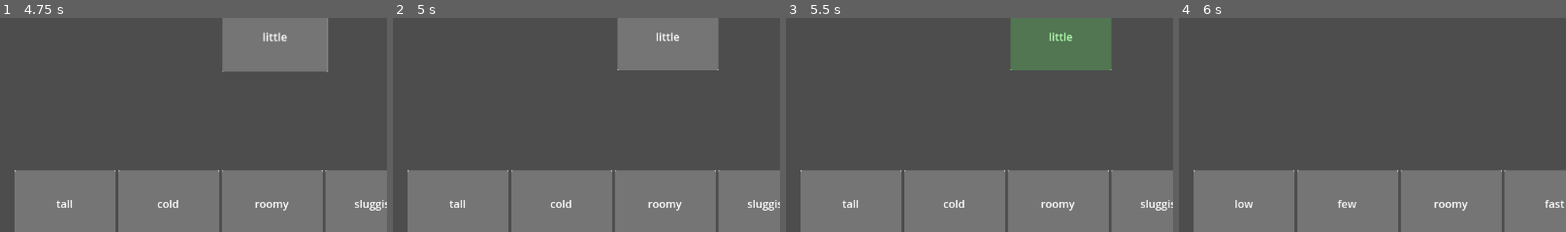
Above: before the commit, frames 1-4 (left to right).
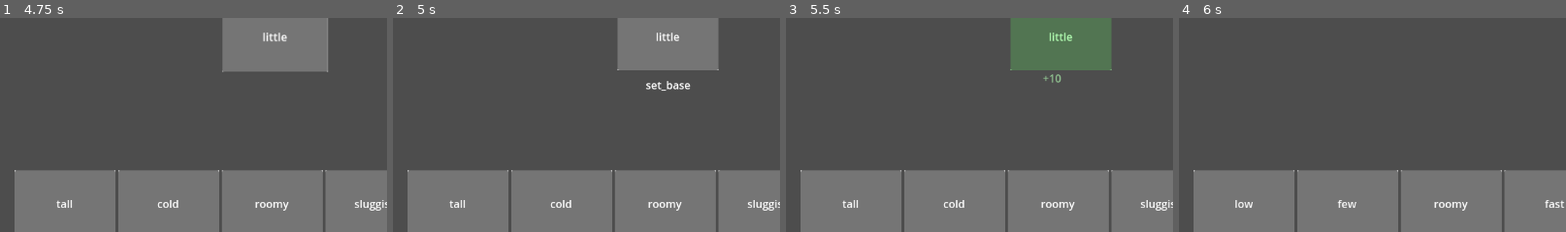
Above: after the commit, the same moments.

Repository: BMinh166/english-game-learning
Game: Godot game, scene res://scenes/Main.tscn
Same seed, same stepped clock (60 frames per second), same inputs: the game is played once before the commit and once after it.
Inputs (mouse positions are % of the whole screen's width and height, from its top left):
- Up to frame 1 (4.75 s): click "Bag" at 0.5 s; click "Bag" at 1.25 s; click "Bag" at 2 s; click "Back" at 2.75 s; tap Enter at 3.5 s; move the mouse to (23, 89) at 3.52 s; click (23, 89) at 3.67 s; click "Play" at 4.25 s
- Up to frame 2 (5 s): no input
- Up to frame 3 (5.5 s): move the mouse to (50, 50) at 5.02 s; click (50, 50) at 5.17 s
- Up to frame 4 (6 s): click "Play" at 5.75 s
The pictures show only the part of the screen within x 14-64%, y 45-95%; the shares and areas given below are measured in that part.

Frame 1 is identical in both runs. In frame 2, 0.2% of the frame differs, in the area x 65-77%, y 29-34%; in frame 3, less than 0.1%; in frame 4, nothing differs.

Commit message:
Add Floating Text

Diff:
--- /dev/null
+++ b/scenes/Card/FloatingText.gd
@@ -0,0 +1,33 @@
+extends Label
+
+func play(content, color := Color.WHITE):
+	self.text = content
+	self.modulate = color
+	print("FT_---- PLAY START ----")
+	print("FT_TEXT:", content)
+
+	await get_tree().process_frame
+	print("FT_SIZE AFTER SET TEXT:", size)
+	print("FT_POS BEFORE CENTER FIX:", position)
+
+	# 👇 CĂN GIỮA TẠI ĐÂY (QUAN TRỌNG)
+	position.x -= size.x / 2
+
+	print("FT_POS AFTER CENTER FIX:", position)
+
+	scale = Vector2(0.8, 0.8)
+
+	var start_y = position.y
+
+	print("FT_FINAL START POS:", position)
+
+	var tween = create_tween()
+
+	tween.tween_property(self, "scale", Vector2(1.2,1.2), 0.1)
+	tween.tween_property(self, "scale", Vector2(1,1), 0.1)
+
+	tween.parallel().tween_property(self, "position:y", start_y - 30, 0.4)
+	tween.parallel().tween_property(self, "modulate:a", 0, 0.4)
+
+	await tween.finished
+	queue_free()
--- /dev/null
+++ b/scenes/Card/FloatingText.tscn
@@ -0,0 +1,12 @@
+[gd_scene load_steps=3 format=3 uid="uid://dqpdhehjh2oyn"]
+
+[ext_resource type="Script" uid="uid://dmoxx2bhny6km" path="res://scenes/Card/FloatingText.gd" id="1_j7wsb"]
+
+[sub_resource type="LabelSettings" id="LabelSettings_st0dp"]
+
+[node name="Label" type="Label"]
+offset_right = 55.0
+offset_bottom = 23.0
+text = "EFFECT"
+label_settings = SubResource("LabelSettings_st0dp")
+script = ExtResource("1_j7wsb")
--- a/scripts/GameManager.gd
+++ b/scripts/GameManager.gd
@@ -25,10 +25,12 @@
 var max_turn = 5
 var is_scoring = false
 
+#SIGNALS
 signal update_state_ui(state)
 signal update_score_counting(state)
-signal play_cards(indices)
+signal play_cards(cards)
 signal clear_center_cards()
+signal show_floating_text(card_ref, data)
 
 func _ready():
 	word_db = WordDB
@@ -60,41 +62,37 @@
 		hand.append(bag[rand_index])
 		bag.remove_at(rand_index)
 #
-func play_selected(indices):
-	if indices.is_empty() or is_scoring:
-		return
-
-	print("INDICES START:", indices)
+func play_selected(cards):
+	if cards.is_empty() or is_scoring:
+		return
+
+	print("CARDS START:", cards)
 	await get_tree().create_timer(0.1).timeout
-	print("INDICES AFTER WAIT:", indices)
+	print("CARDS AFTER WAIT:", cards)
 
 	is_scoring = true
 
 	var selected_words = []
 
-	for i in indices:
-		if i >= 0 and i < hand.size():
-			selected_words.append(hand[i])
+	for card in cards:
+		selected_words.append(card.data)
 
 	# 👉 báo UI: đưa card ra giữa
-	emit_signal("play_cards", indices)
-
-
-	# 👉 chờ animation (UI xử lý)
+	emit_signal("play_cards", cards)
+
+	# 👉 chờ animation
 	await get_tree().create_timer(0.5).timeout
 
 	result_score = 0
 
-	for word in selected_words:
+	for i in range(cards.size()):
+		var card = cards[i]
+		var word = selected_words[i]
+
 		var relations = relation.check_relation(current_word, word)
 		var steps = score_system.build_steps(relations, word.level)
 
-		# chạy pipeline riêng cho từng word
-		var count_step = 0
-		for step in steps:
-			count_step+= 1
-			print("STEP " + str(count_step) + ": " + str(step.word))
-		var score_one = await process_single_word(steps)
+		var score_one = await process_single_word(steps, card)
 
 		result_score += score_one
 
@@ -113,6 +111,7 @@
 	elif turn <= 0:
 		end_game()
 		return
+
 	emit_signal("clear_center_cards")
 
 	current_word = word_db.get_random_word_exclude(current_word)
@@ -120,7 +119,7 @@
 
 	is_scoring = false
 
-func process_single_word(steps: Array) -> int:
+func process_single_word(steps: Array, card) -> int:
 
 	point = 0
 	mult = 1
@@ -128,6 +127,11 @@
 	for step in steps:
 		apply_step(step)
 
+		emit_signal("show_floating_text", card, {
+			"text": get_text_from_step(step),
+			"type": step.type
+		})
+
 		emit_signal("update_score_counting", get_state())
 
 		await get_tree().create_timer(0.3).timeout
@@ -135,6 +139,17 @@
 	var score_one = point * mult
 
 	return score_one
+
+func get_text_from_step(step):
+	match step.type:
+		"add_point":
+			return "+" + str(step.value)
+		"add_mult":
+			return "x" + str(step.value)
+		"mul_mult":
+			return "x" + str(step.value)
+		_:
+			return step.type
 
 func apply_step(step: Dictionary):
 	match step.type:
--- a/scripts/Ui.gd
+++ b/scripts/Ui.gd
@@ -14,12 +14,14 @@
 var selected_indices = []
 var max_select = 5
 var current_state
+var floating_scene = preload("res://scenes/Card/FloatingText.tscn")
 
 func _ready():
 	GameManager.connect("update_state_ui", update_state_ui)
 	GameManager.connect("update_score_counting", update_score_couting)
 	GameManager.connect("play_cards", _on_play_cards)
 	GameManager.connect("clear_center_cards", _on_clear_center)
+	GameManager.connect("show_floating_text", _on_show_floating_text)
 	hand_scene.connect("card_selected", _on_card_selected)
 
 	update_state_ui(GameManager.get_state())
@@ -65,14 +67,8 @@
 
 	update_buttons()
 
-func _on_play_cards(indices):
-	var cards = hand_scene.cards
-
-	var selected_cards = []
-
-	for i in indices:
-		if i >= 0 and i < cards.size():
-			selected_cards.append(cards[i])
+func _on_play_cards(cards):
+	var selected_cards = cards
 
 	var count = selected_cards.size()
 	if count == 0:
@@ -92,9 +88,7 @@
 		card.get_parent().remove_child(card)
 		center_area.add_child(card)
 
-		# ✅ reset scale trước
 		card.scale = Vector2.ONE
-
 		card.global_position = start_pos
 
 		var target = Vector2(
@@ -105,25 +99,43 @@
 		var tween = create_tween()
 		tween.tween_property(card, "global_position", target, 0.3)
 		tween.tween_property(card, "scale", Vector2(1.2,1.2), 0.15)
-		tween.tween_property(card, "scale", Vector2(1,1), 0.1) # 👈 bounce về lại
+		tween.tween_property(card, "scale", Vector2(1,1), 0.1)
 
 		play_button.disabled = true
 		discard_button.disabled = true
 
-		#DEBUG
-		#var debug_dot = ColorRect.new()
-		#debug_dot.color = Color.RED
-		#debug_dot.size = Vector2(10,10)
-		#debug_dot.global_position = center_pos
-		#add_child(debug_dot)
-		#card.modulate = Color(1,0.5,0.5)
-		#print("CENTER:", center_area.global_position)
-		#print("SIZE:", center_area.size)
-		#print("CARD POS:", card.global_position)
-		#print("CARD SIZE:", card.size)
-		#print("PIVOT:", card.pivot_offset)
+		await get_tree().create_timer(0.08).timeout
 
-		await get_tree().create_timer(0.08).timeout
+func _on_show_floating_text(card, data):
+	if !is_instance_valid(card):
+		return
+	print("FT_---- SPAWN ----")
+	print("FT_CARD SIZE:", card.size)
+	print("FT_TEXT:", data.text)
+	var ft = floating_scene.instantiate()
+	card.add_child(ft)
+
+	# 🎨 màu
+	match data.type:
+		"add_point":
+			ft.modulate = Color.GREEN
+		"add_mult", "mul_mult":
+			ft.modulate = Color.CYAN
+		_:
+			ft.modulate = Color.YELLOW
+
+	print("FT_TEXT SIZE BEFORE PLAY:", ft.size)
+
+	# 👇 đặt center (KHÔNG trừ size ở đây nữa)
+	ft.position = Vector2(
+		card.size.x / 2,
+		card.size.y + 10
+	)
+
+	print("FT_POS BEFORE PLAY:", ft.position)
+
+	ft.play(data.text)
+
 
 func _on_clear_center():
 	for child in center_area.get_children():
@@ -136,7 +148,12 @@
 	if selected_indices.is_empty():
 		return
 
-	GameManager.play_selected(selected_indices.duplicate())
+	var selected_cards = []
+
+	for i in selected_indices:
+		selected_cards.append(hand_scene.cards[i])
+
+	GameManager.play_selected(selected_cards)
 	selected_indices.clear()
 	update_hand_selection()
 
Not shown, added: scenes/Card/FloatingText.gd.uid
